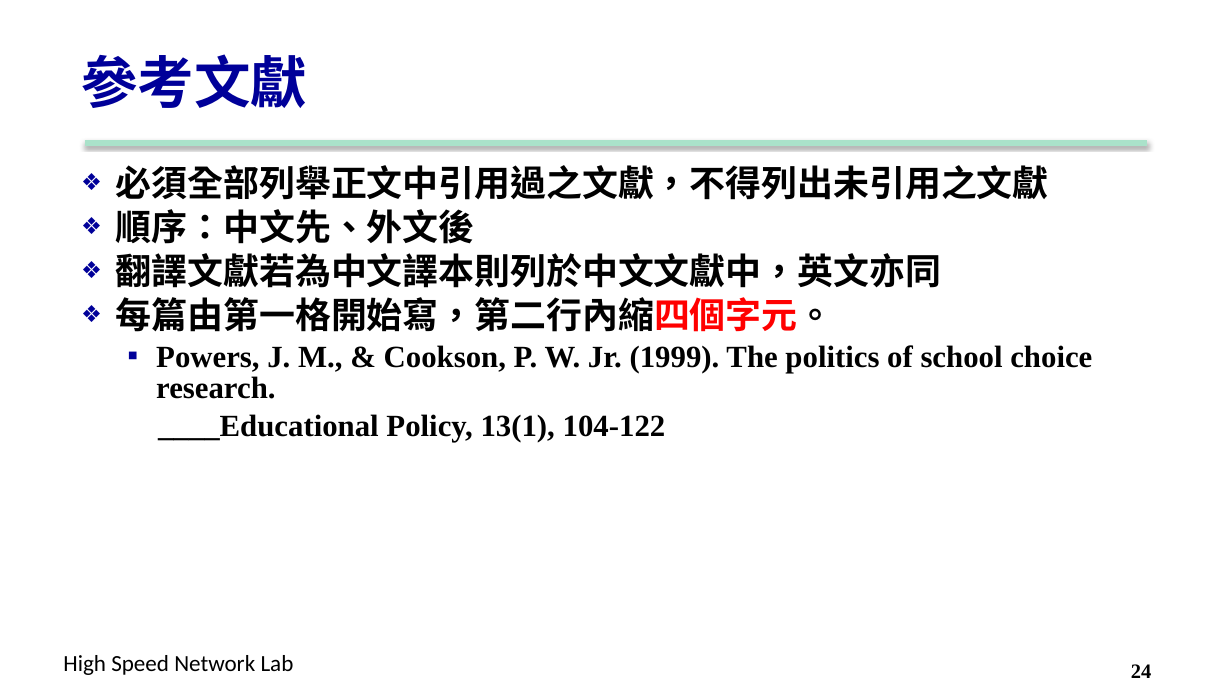
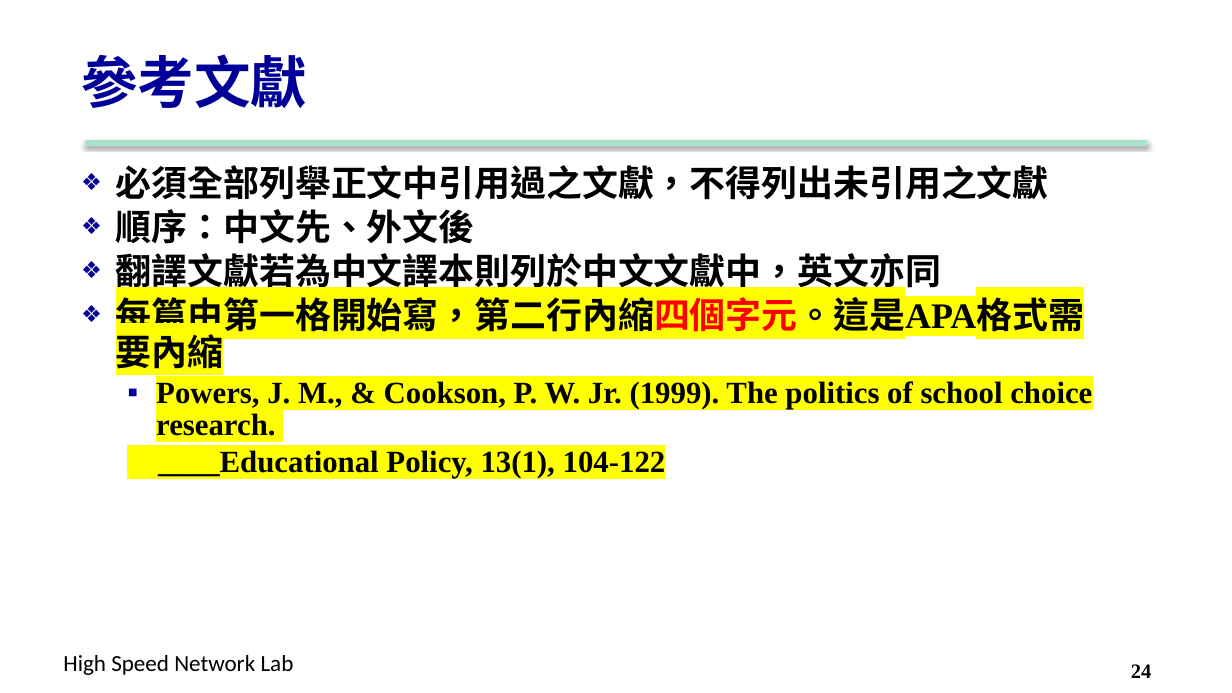
Before and after one commit to carina419/NTUST, a slide deck: slide 24 of MI5014701 科技研究與論文寫作 Technology Research and Thesis Writing/6. Reference.pptx. Drawn at 1232x693 pixels with LibreOffice and Linux fonts; fonts in the diff are those of the drawing; background and template pictures are left out. Boxes give left, top, right and bottom in pixels: in the first picture for what was removed or moved away, otherwise in the second. Text is boxed around its words. In the diff, an @@ line names an element or a change of style, - is before the commit and + after.

```diff
--- a/MI5014701 科技研究與論文寫作 Technology Research and Thesis Writing/6. Reference.pptx
+++ b/MI5014701 科技研究與論文寫作 Technology Research and Thesis Writing/6. Reference.pptx
@@ text at [116,292,1084,338]: text changed @@
-❖ 每篇由第一格開始寫，第二行內縮四個字元。
+❖ 每篇由第一格開始寫，第二行內縮四個字元。這是APA格式需要內縮
@@ text at [156,381,1092,478]: highlight none to #FFFF00 in "Powers, J. M., & Cookson, P. W. ...", "____Educational Policy, 13(1), 104-122" @@
```
Also in this commit, not shown: 13 other slides changed, 4 other files.
